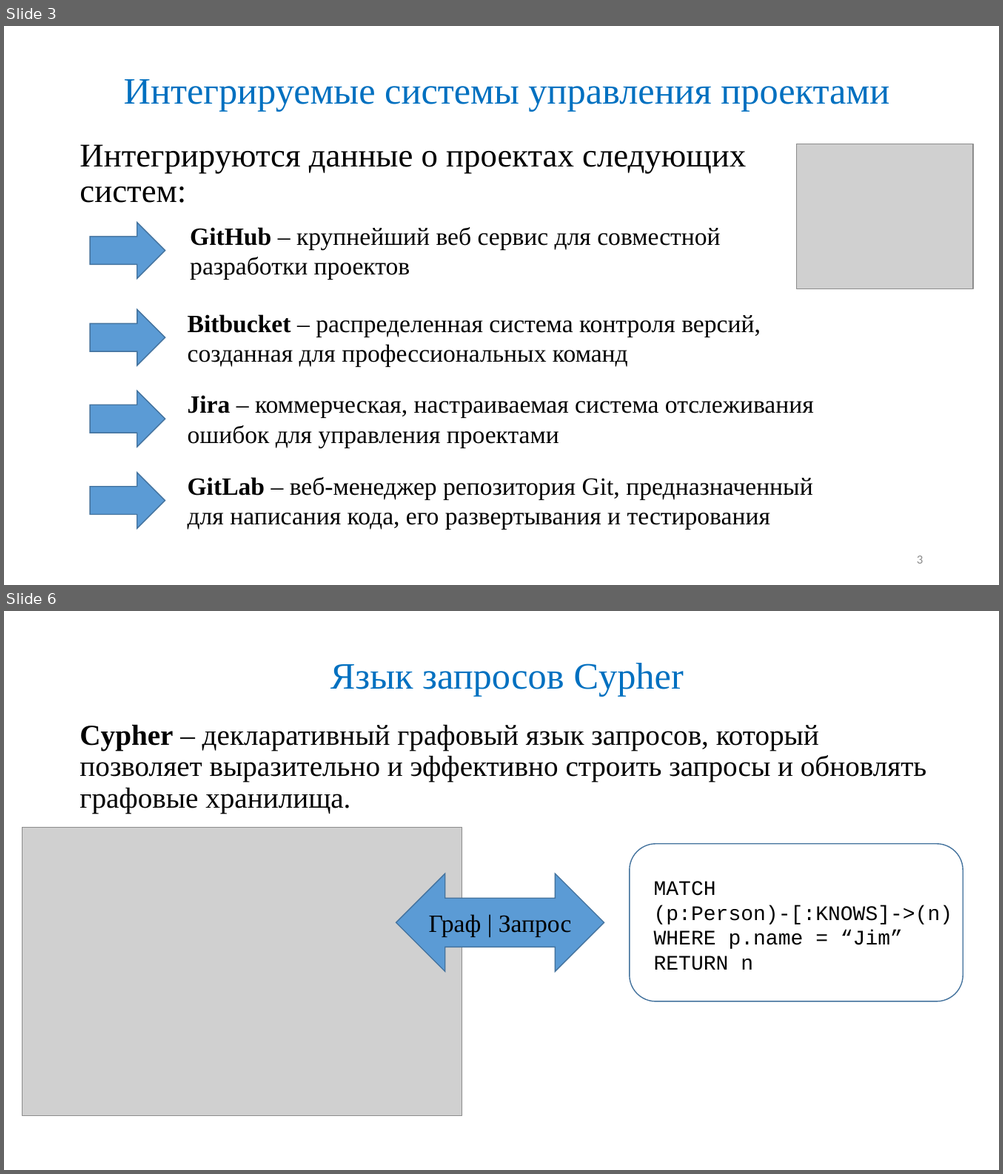
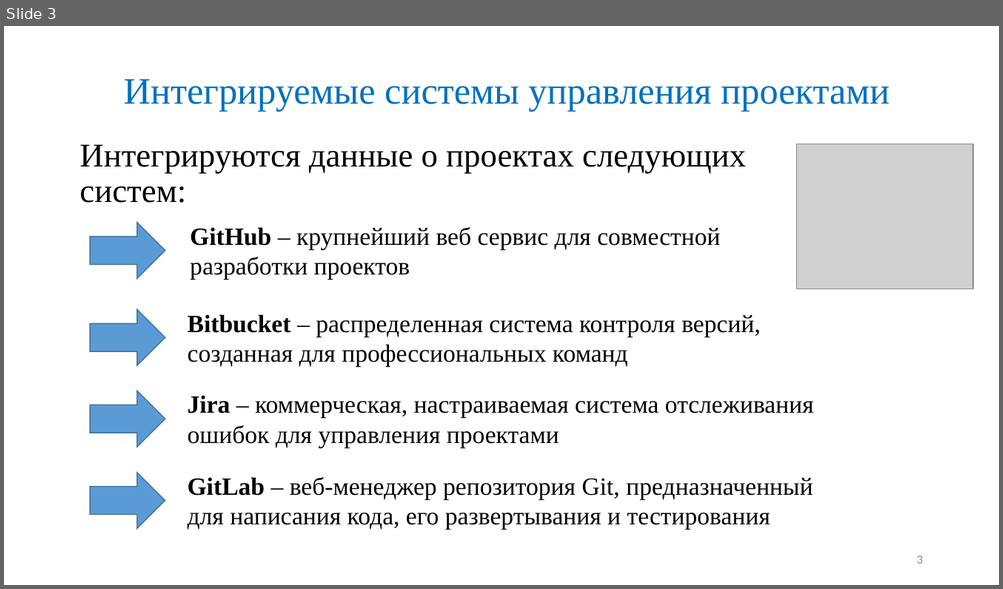
Before and after one commit to Maglus/-2017, a slide deck: Презентация ВКР2017.pptx. Shown one above the other, each under a label of ours: slides 3 and 6 before the commit, slide 3 after it; the slides between them are not shown. The pictures are 1003x1174 and 1003x589 pixels, drawn with LibreOffice and Linux fonts; fonts in the diff are those of the drawing; grey boxes stand for pictures. Boxes give left, top, right and bottom in pixels: in the first picture for what was removed or moved away, otherwise in the second. Text is boxed around its words. In the diff, an @@ line names an element or a change of style, - is before the commit and + after.

```diff
--- a/Презентация ВКР2017.pptx
+++ b/Презентация ВКР2017.pptx
@@ slide 6 removed at (x1=4, y1=611, x2=999, y2=1170), background #FFFFFF @@
@@ title removed at (x1=330, y1=663, x2=683, y2=697) @@
-Язык запросов Cypher
@@ text removed at (x1=79, y1=724, x2=927, y2=813) @@
-Cypher – декларативный графовый язык запросов, который позволяет выразительно и эффективно строить запросы и обновлять графовые хранилища.
@@ picture removed at (x1=22, y1=828, x2=461, y2=1116) @@
@@ rounded rectangle removed at (x1=629, y1=844, x2=963, y2=1001) @@
@@ left right arrow removed at (x1=395, y1=874, x2=604, y2=971) @@
-Граф | Запрос
@@ text removed at (x1=654, y1=881, x2=953, y2=971) @@
-MATCH
-(p:Person)-[:KNOWS]->(n)
-WHERE p.name = “Jim”
-RETURN n
```
Also in this commit, not shown: 6 slides changed, 1 other slide removed.
